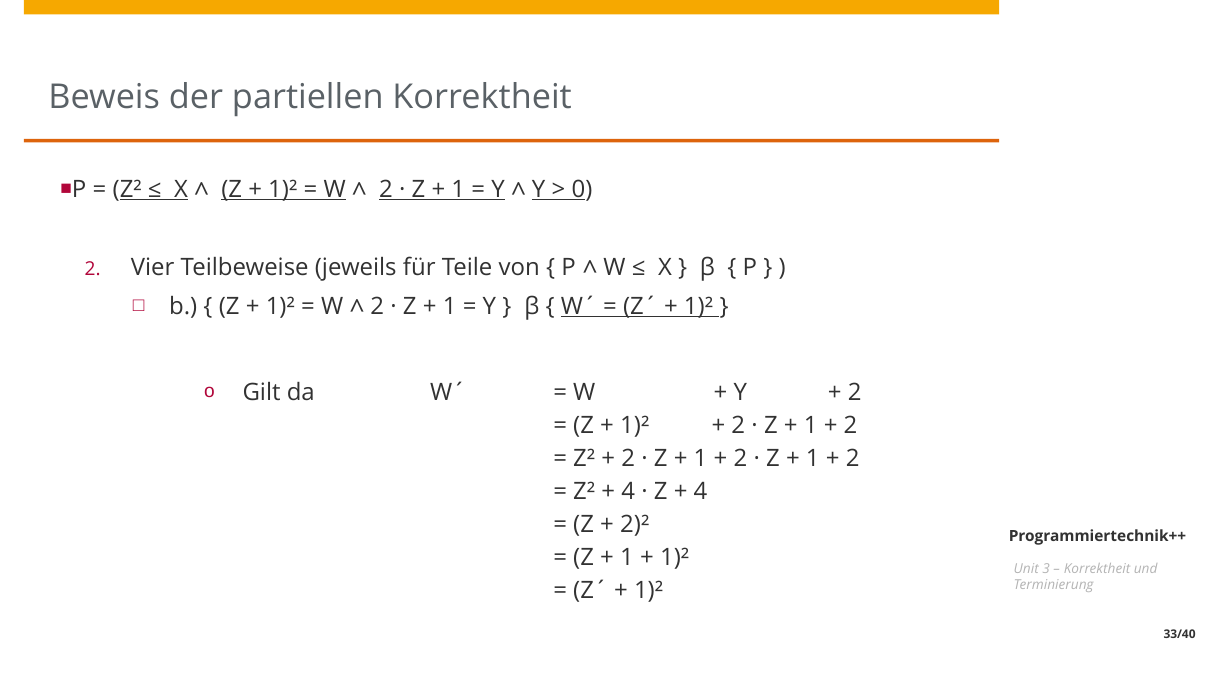
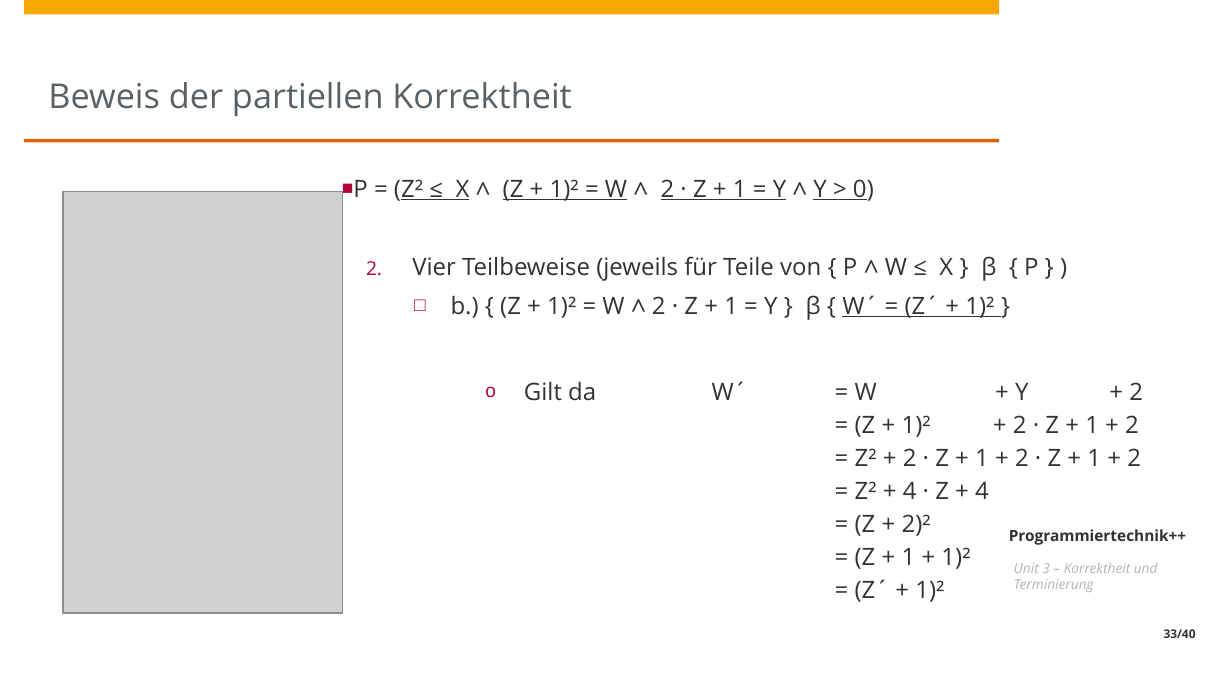
Before and after one commit to HPI-Artificial-Intelligence-Teaching/23-pt2, a slide deck: slide 33 of unit3/Unit3a.pptx. Drawn at 1232x693 pixels with LibreOffice and Linux fonts; fonts in the diff are those of the drawing; grey boxes stand for pictures; background and template pictures are left out. Boxes give left, top, right and bottom in pixels: in the first picture for what was removed or moved away, otherwise in the second. Text is boxed around its words. In the diff, an @@ line names an element or a change of style, - is before the commit and + after.

```diff
--- a/unit3/Unit3a.pptx
+++ b/unit3/Unit3a.pptx
@@ text "P = (Z² ≤ X ...": place and size @@
-text "P = (Z² ≤ X ..." at bbox=[72, 179, 862, 602]
+text "P = (Z² ≤ X ..." at bbox=[353, 179, 1143, 602]
@@ picture added at bbox=[63, 191, 342, 612] @@
```
Also in this commit, not shown: 12 other slides changed.
